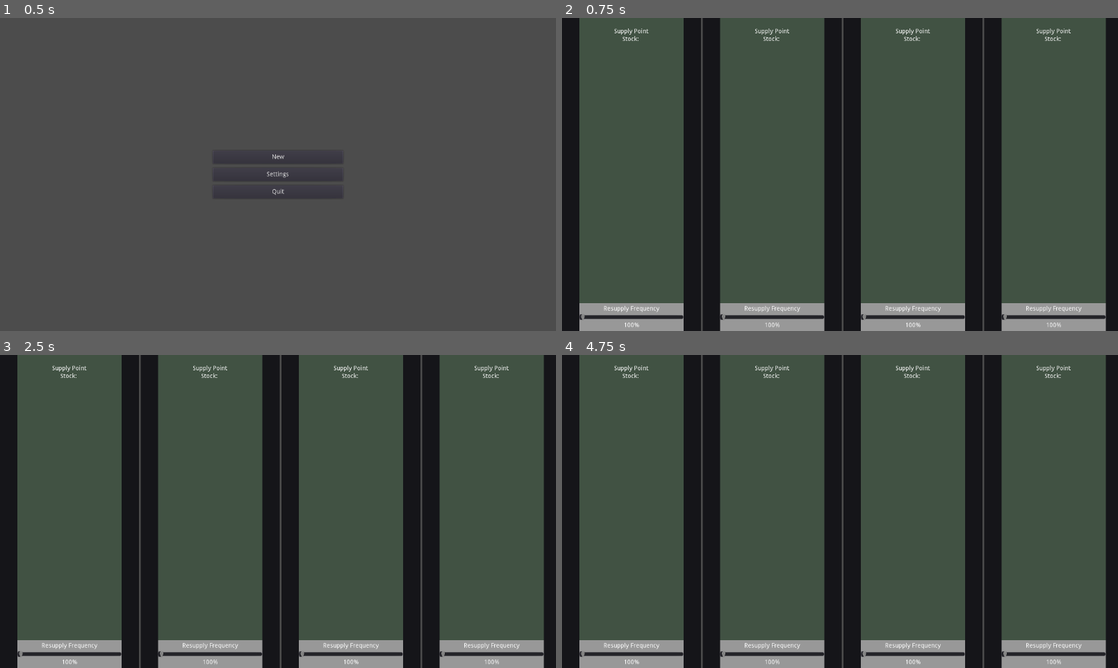
Above: before the commit, frames 1-4 (two rows, left to right).
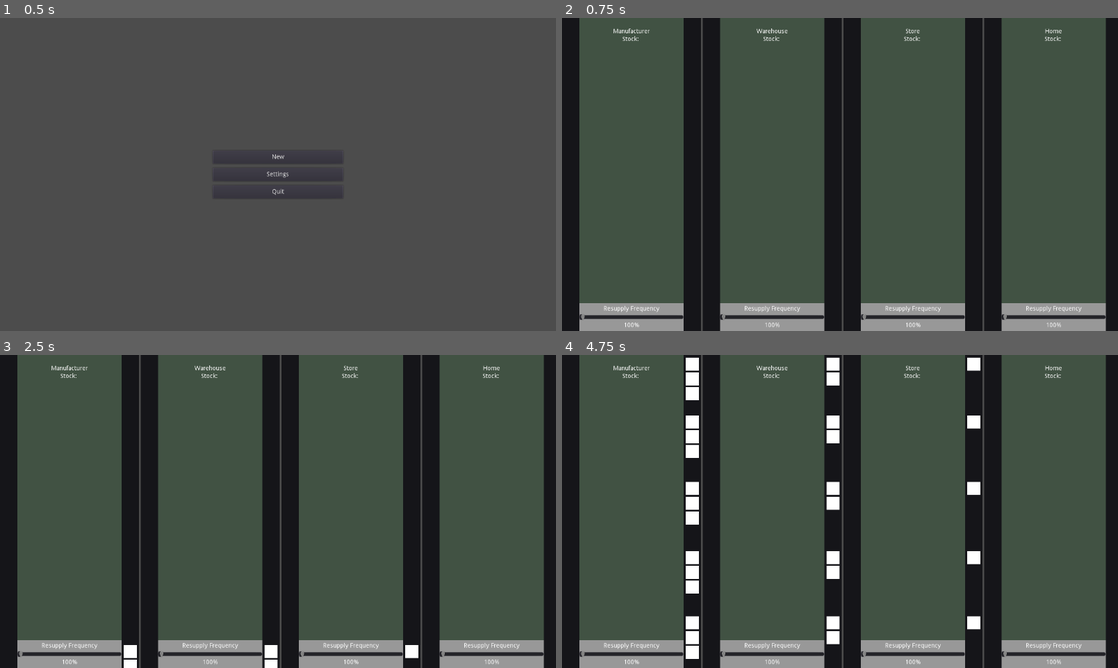
Above: after the commit, the same moments.

Repository: kevinlights/supply-chain
Game: Godot game, scene res://gui/menu.tscn
Same seed, same stepped clock (60 frames per second), same inputs: the game is played once before the commit and once after it.
Inputs:
- Up to frame 1 (0.5 s): no input
- Up to frame 2 (0.75 s): click "New" at 0.5 s
- Up to frame 3 (2.5 s): tap Enter at 1.25 s; tap Space at 2 s
- Up to frame 4 (4.75 s): no input

Frame 1 is identical in both runs. In frame 2, 0.2% of the frame differs, in the area x 9-92%, y 3-6%; in frame 3, 0.7%; in frame 4, 3.3%, in the area x 9-92%, y 0-98%.

Commit message:
Made vehicles move. Yay. * Added supply point name to title label * Moved lane origin and destination points further out * Set default values for cargo_limit and speed in TransitVehicle * Added travel animation to TransitVehicle * Reduced transit size of Store supply point * Disabled warnings for discarded return values

Diff:
--- a/game_entities/SupplyPoint.gd
+++ b/game_entities/SupplyPoint.gd
@@ -22,6 +22,7 @@
 # Can the supply point receive the amount of toilet paper?
 func request_stock(amount : int):
 	var vehicle = transit_vehicle_scene.instance()
+
 	if transit_size != -1:
 		vehicle.set_cargo_limit(transit_size)
 	# Vehicle checks for how much is needed then collects and delivers
@@ -51,6 +52,7 @@
 	demand_factor = 1.0
 	transit_size = -1
 	name = new_name
+	get_node("SupplyPointVisual/VBoxContainer/Title").set_text(name)
 
 func set_demand_factor(value : float) -> void:
 	demand_factor = value
--- a/game_entities/SupplyPoint.tscn
+++ b/game_entities/SupplyPoint.tscn
@@ -25,10 +25,10 @@
 color = Color( 0.0862745, 0.0862745, 0.101961, 1 )
 
 [node name="Origin" type="Node2D" parent="RightLane"]
-position = Vector2( 20.2518, -27.2352 )
+position = Vector2( 20.2518, -158.601 )
 
 [node name="Destination" type="Node2D" parent="RightLane"]
-position = Vector2( 20.2518, 753.349 )
+position = Vector2( 20.2518, 859.983 )
 
 [node name="SupplyPointVisual" type="ColorRect" parent="."]
 margin_left = 40.0
@@ -117,8 +117,8 @@
 rect_min_size = Vector2( 40, 0 )
 color = Color( 0.0862745, 0.0862745, 0.101961, 1 )
 
+[node name="Destination" type="Node2D" parent="LeftLane"]
+position = Vector2( 20.2518, -158.601 )
+
 [node name="Origin" type="Node2D" parent="LeftLane"]
-position = Vector2( 20.2518, -27.2352 )
-
-[node name="Destination" type="Node2D" parent="LeftLane"]
-position = Vector2( 20.2518, 753.349 )
+position = Vector2( 20.2518, 859.983 )
--- a/game_entities/TransitVehicle.gd
+++ b/game_entities/TransitVehicle.gd
@@ -2,13 +2,14 @@
 
 # Transit vehicles have a carrying capacity and current value of cargo
 
-var cargo_limit : int
+var cargo_limit : int = 10
 var cargo : int
 var has_picked_up : bool
 var desired_cargo : int
 var destination : Node
-var speed : float
+var speed : float = 5.0
 var trip_duration : float
+var travelTween : Tween
 
 # Vehicle collects the given amount of toilet paper, limited by the amount
 # available at the given supply point and its carrying capacity, and reduces
@@ -16,27 +17,46 @@
 func order(amount : int, sp : Node) -> void:
 	destination = sp
 	desired_cargo = int(min(amount, cargo_limit))
+	start_travel(destination.get_node("LeftLane"))
 
 func pick_up():
 	cargo = int(min(desired_cargo, destination.stock_level))
 	destination.stock_level -= cargo
 	has_picked_up = true
 	destination = destination.downstream
+	start_travel(destination.get_node("RightLane"))
 
 # Vehicle delivers its cargo to the given supply point. Any surplus to the
 # supply point's capacity is thrown away
 func deliver() -> void:
 	destination.stock_level = int(min(destination.max_stock_level, destination.stock_level + cargo))
-	destination.transit_list.erase(self)
 	# cargo does not get set to 0 since the vehicle is destroyed after
 	queue_free()
+
+func start_travel(lane: Node):
+	var startPosition = lane.get_node("Origin").get_position() + Vector2(-15, 0)
+	var endPosition = lane.get_node("Destination").get_position() + Vector2(-15, 0)
+	set_position(startPosition)
+
+	if is_instance_valid(get_parent()):
+		get_parent().remove_child(self)
+	lane.add_child(self)
+
+	if is_instance_valid(travelTween):
+		travelTween.remove_all()
+		travelTween.queue_free()
+
+	travelTween = Tween.new()
+	add_child(travelTween)
+	travelTween.interpolate_method(self, "set_position", startPosition, endPosition, speed, Tween.TRANS_SINE, Tween.EASE_IN_OUT)
+	travelTween.start()
 
 # Constructor for TransitVehicle. Default vehicle starts empty with space
 # for 10 units
 func _ready():
 	cargo_limit = 10
 	cargo = 0
-	speed = 1.0
+	speed = 5.0
 	trip_duration = 0.0
 	has_picked_up = false
 
--- a/gui/Game.gd
+++ b/gui/Game.gd
@@ -33,7 +33,7 @@
 
 	sp_list.push_back(supply_point_scene.instance())
 	sp_list.back().init("Store")
-	sp_list.back().set_transit_size(100)
+	sp_list.back().set_transit_size(39)
 
 	sp_list.push_back(supply_point_scene.instance())
 	sp_list.back().init("Home", 100, 0, 40)
--- a/project.godot
+++ b/project.godot
@@ -19,6 +19,10 @@
 run/main_scene="res://gui/menu.tscn"
 config/icon="res://icon.png"
 
+[debug]
+
+gdscript/warnings/return_value_discarded=false
+
 [display]
 
 window/size/width=1280
